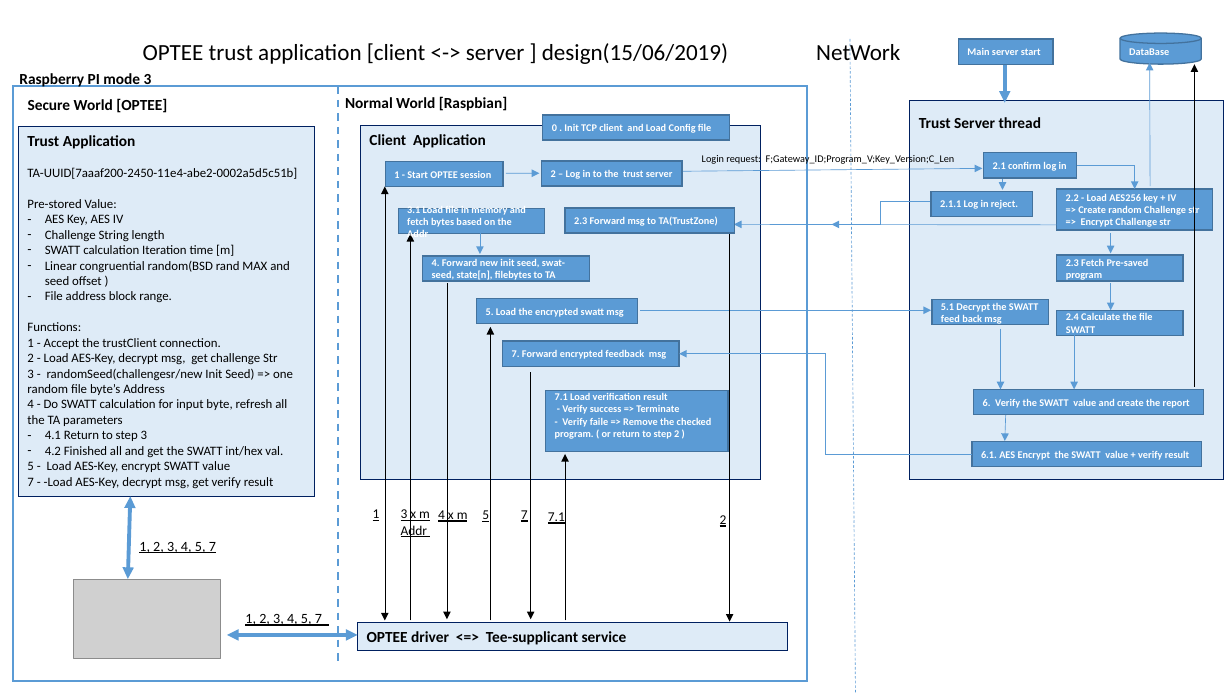
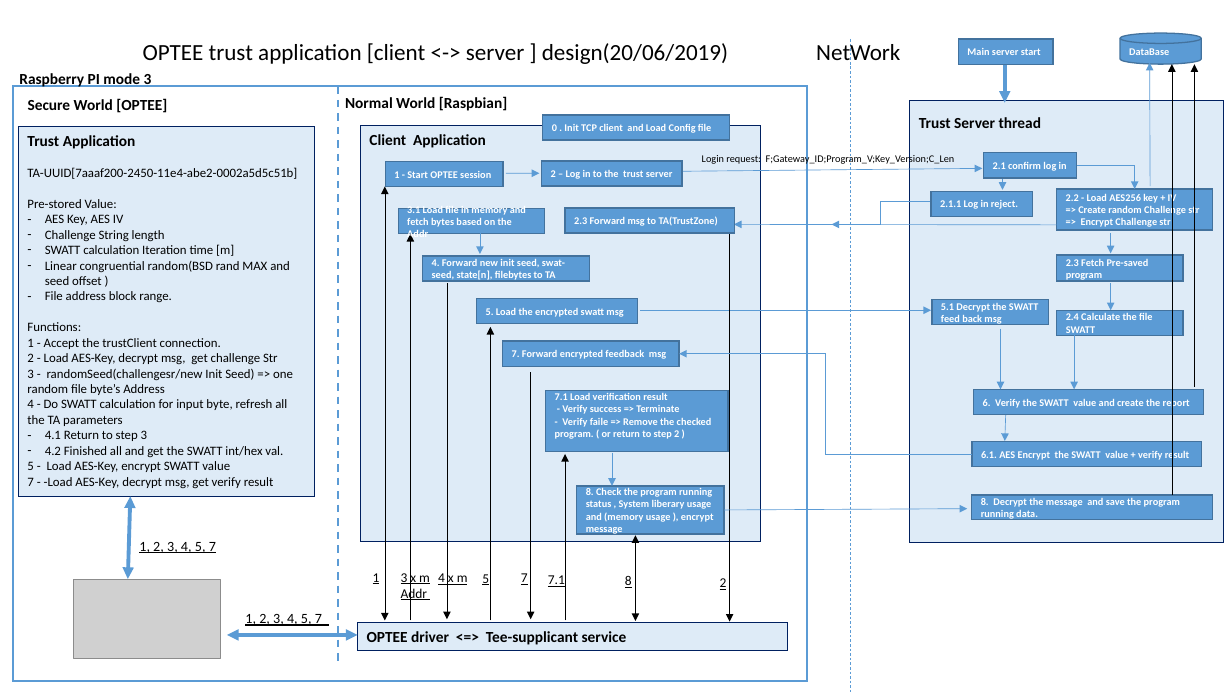
Before and after one commit to LiuYuancheng/Xandar_Sensor_IOT, a slide deck: slide 6 of doc/firmwaresignWF.pptx. Drawn at 1232x693 pixels with LibreOffice and Linux fonts; fonts in the diff are those of the drawing; grey boxes stand for pictures. Boxes give left, top, right and bottom in pixels: in the first picture for what was removed or moved away, otherwise in the second. Text is boxed around its words. In the diff, an @@ line names an element or a change of style, - is before the commit and + after.

```diff
--- a/doc/firmwaresignWF.pptx
+++ b/doc/firmwaresignWF.pptx
@@ text at (143,43,728,64): text changed @@
-OPTEE trust application [client <-> server ] design(15/06/2019)
+OPTEE trust application [client <-> server ] design(20/06/2019)
@@ line moved from (850, 39) - (856, 693) to (850, 39) - (850, 693) @@
@@ arrow added from (1172, 495) to (1172, 64), #000000 0.5 pt @@
@@ rectangle "Trust Server thread": place and size @@
-rectangle "Trust Server thread" at (910,101,1224,481)
+rectangle "Trust Server thread" at (910,101,1224,543)
@@ rectangle "Client Application": place and size @@
-rectangle "Client Application" at (360,126,762,481)
+rectangle "Client Application" at (360,126,762,543)
@@ arrow added from (612, 453) to (612, 486), #5B9BD5 0.5 pt @@
@@ rectangle added at (577,486,725,534), fill #5B9BD5, outline #43739E 1 pt, 8 pt, text #FFFFFF, bold @@
+8. Check the program running status , System liberary usage and (memory usage ), encrypt message
@@ arrow added from (725, 510) to (968, 509), #5B9BD5 0.5 pt @@
@@ rectangle added at (972,495,1214,520), fill #5B9BD5, outline #43739E 1 pt, 8 pt, text #FFFFFF, bold @@
+8. Decrypt the message and save the program running data.
@@ double arrow added from (636, 535) to (636, 621), #000000 0.5 pt @@
@@ 7 texts: place and size @@
-7 texts at (373,507,727,538)
+7 texts at (373,570,727,601)
@@ text added at (625,576,632,588), 10.5 pt, text #000000, underline @@
+8
```
Also in this commit, not shown: 1 other file.
